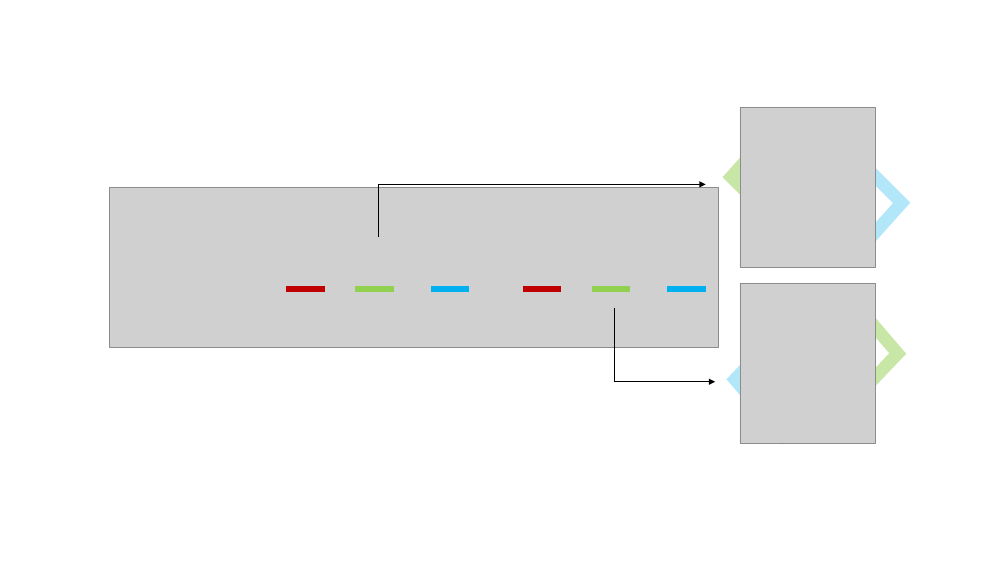
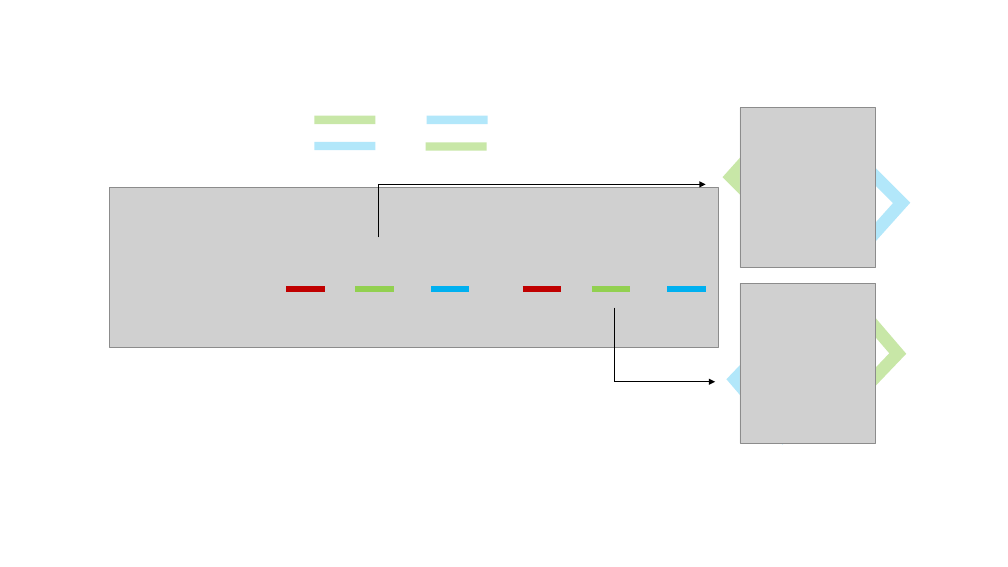
Before and after one commit to m-v-priest/02_myself_ID_EGO, a slide deck: slide 1 of +100_latex_all_math_sel/mathLatex_线性代数/img/线性代数演示.pptx. Drawn at 1008x567 pixels with LibreOffice and Linux fonts; fonts in the diff are those of the drawing; grey boxes stand for pictures. Boxes give left, top, right and bottom in pixels: in the first picture for what was removed or moved away, otherwise in the second. Text is boxed around its words. In the diff, an @@ line names an element or a change of style, - is before the commit and + after.

```diff
--- a/+100_latex_all_math_sel/mathLatex_线性代数/img/线性代数演示.pptx
+++ b/+100_latex_all_math_sel/mathLatex_线性代数/img/线性代数演示.pptx
@@ line added from (315, 120) to (375, 120), #92D050 8 pt @@
@@ line added from (315, 146) to (375, 146), #00B0F0 8 pt @@
@@ line added from (426, 120) to (488, 120), #00B0F0 8 pt @@
@@ line added from (426, 147) to (487, 147), #92D050 8 pt @@
```
Also in this commit, not shown: 1 slide added, 19 other files.
